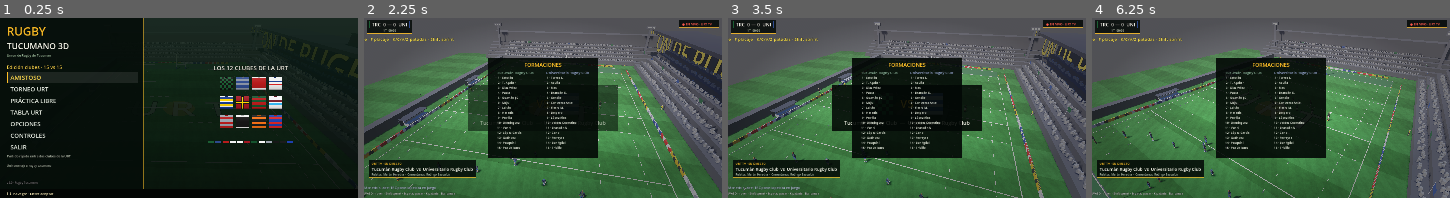
Above: before the commit, frames 1-4 (left to right).
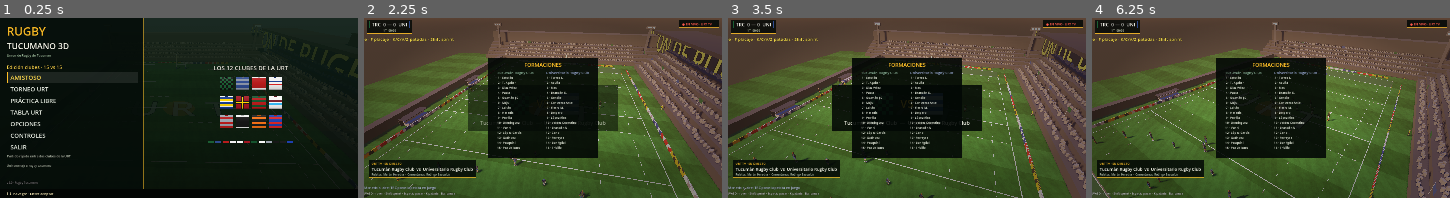
Above: after the commit, the same moments.

Repository: ezealiprandi/rugby-3d
Game: Godot game, scene res://scenes/main.tscn
Same seed, same stepped clock (60 frames per second), same inputs: the game is played once before the commit and once after it.
Inputs (mouse positions are in pixels of both pictures, inside the frame that each line leads up to):
- Up to frame 1 (0.25 s): no input
- Up to frame 2 (2.25 s): click "AMISTOSO" at 0.5 s; click "Tucumán Rugby Club" at 1.25 s; click "Universitario Rugby Club" at 2 s
- Up to frame 3 (3.5 s): tap Enter (confirm) at 2.75 s; move the mouse to (985, 99) at 2.77 s; hold D (move_right) from 2.78 s (still down); tap V (bomb) at 2.85 s
- Up to frame 4 (6.25 s): move the mouse to (1199, 117) at 3.52 s; release D (move_right) at 3.53 s; hold S (move_down) 3.53-4.28 s; tap one key every 0.75 s from 3.6 s: Enter (confirm) Z (crosskick) G (dropgoal) B (dummy); move the mouse to (1306, 68) at 4.27 s; hold D (move_right) 4.28-5.03 s; move the mouse to (1253, 144) at 5.02 s; hold W (move_up) 5.03-5.78 s; move the mouse to (1378, 135) at 5.77 s; hold A (move_left) from 5.78 s (still down)

The runs differ from the first frame. In frame 2, 56% of the frame differs, in the area x 0-100%, y 0-100%; in frame 3, 57%; in frame 4, 62%.

Commit message:
Cielo e iluminación por horario: día azul, atardecer cálido, noche con faros
Bug principal: set_weather pisaba los colores del cielo con una paleta
hardcodeada de atardecer en TODOS los horarios (el cielo "gris").
Ahora la paleta depende de tod_mode (_sky_colors) y set_weather solo
oscurece hacia gris en lluvia, manteniendo el horario.

- Hemisferio "ground" del domo ahora continúa la bruma del horizonte:
  la cámara broadcast mira abajo y lo que se veía tras las tribunas era
  el hemisferio inferior (salvia) — por eso el cielo parecía gris.
- fog_sky_affect por horario (0.15-0.45) para que la niebla no lave el cielo.
- fog_light_color tintado por horario (azul día, rosado atardecer, navy noche).
- Faros: cada torre ilumina su cuadrante (antes los 4 apuntaban al centro),
  energía 32 para tirar ~100m, omni de relleno 3.2.
- Fix: spot_angle solo en SpotLight3D (crash con el OmniLight de relleno).
- sun_energy guardada por horario; la lluvia atenúa sin pisar la noche.

Generated with [Devin](https://devin.ai)

Co-Authored-By: Devin <158243242+devin-ai-integration[bot]@users.noreply.github.com>

Diff:
--- a/scripts/field.gd
+++ b/scripts/field.gd
@@ -12,6 +12,7 @@
 var sun_node: DirectionalLight3D
 var rain: GPUParticles3D
 var grass_mats: Array[ShaderMaterial] = []
+var night_fill: OmniLight3D
 var floodlights: Array = []          # SpotLight3D de cada torre (noche)
 var crowd_mm: MultiMesh = null       # hinchada (para teñir de colores del club)
 var crowd_palette: Array = []
@@ -73,10 +74,12 @@
 	env.background_mode = Environment.BG_SKY
 	var sky := Sky.new()
 	var psm := ProceduralSkyMaterial.new()
-	psm.sky_top_color = Color(0.16, 0.3, 0.62)          # tarde-noche
-	psm.sky_horizon_color = Color(0.75, 0.62, 0.5)
-	psm.ground_bottom_color = Color(0.1, 0.16, 0.1)
-	psm.ground_horizon_color = Color(0.45, 0.5, 0.5)
+	psm.sky_top_color = Color(0.12, 0.22, 0.5)          # azul profundo arriba
+	psm.sky_horizon_color = Color(1.0, 0.55, 0.25)      # naranja fuego en el horizonte
+	psm.ground_bottom_color = Color(0.1, 0.12, 0.08)
+	psm.ground_horizon_color = Color(0.85, 0.5, 0.3)
+	psm.sun_angle_max = 12.0
+	psm.sun_curve = 0.12
 	sky.sky_material = psm
 	env.sky = sky
 	env.ambient_light_source = Environment.AMBIENT_SOURCE_SKY
@@ -102,8 +105,8 @@
 	sun.shadow_enabled = true
 	sun.directional_shadow_mode = DirectionalLight3D.SHADOW_PARALLEL_4_SPLITS
 	sun.directional_shadow_max_distance = 190.0
-	sun.light_energy = 1.1
-	sun.light_color = Color(1.0, 0.92, 0.8)             # luz cálida de atardecer
+	sun.light_energy = 1.25
+	sun.light_color = Color(1.0, 0.75, 0.45)            # dorado de atardecer
 	sun_node = sun
 	add_child(sun)
 
@@ -112,14 +115,17 @@
 func set_weather(is_rain: bool) -> void:
 	if env_node != null:
 		env_node.environment.fog_density = 0.0042 if is_rain else 0.0014
-		var psm := env_node.environment.sky.sky_material as ProceduralSkyMaterial
-		if psm != null:
-			psm.sky_top_color = Color(0.28, 0.3, 0.34) if is_rain \
-				else Color(0.16, 0.3, 0.62)
-			psm.sky_horizon_color = Color(0.45, 0.47, 0.5) if is_rain \
-				else Color(0.75, 0.62, 0.5)
+		if is_rain:  # lluvia: mismo horario pero oscurecido y gris
+			var psm := env_node.environment.sky.sky_material as ProceduralSkyMaterial
+			if psm != null:
+				var c := _sky_colors()
+				psm.sky_top_color = (c[0] as Color).lerp(Color(0.3, 0.33, 0.38), 0.72)
+				psm.sky_horizon_color = (c[1] as Color).lerp(Color(0.55, 0.57, 0.6), 0.72)
+				psm.energy_multiplier = (c[4] as float) * 0.55
+		else:
+			_apply_sky()
 	if sun_node != null:
-		sun_node.light_energy = 0.55 if is_rain else 1.1
+		sun_node.light_energy = sun_energy * (0.45 if is_rain else 1.0)
 	for gm in grass_mats:
 		gm.set_shader_parameter("wet", 1.0 if is_rain else 0.0)
 	if is_rain:
@@ -535,44 +541,97 @@
 			spot.light_color = Color(1.0, 0.96, 0.85)
 			spot.visible = false
 			add_child(spot)
-			spot.look_at(Vector3(0.0, 0.0, 0.0), Vector3.UP)
+			# cada torre cubre su cuadrante: iluminación pareja en toda la cancha
+			spot.look_at(Vector3(sx * 24.0, 0.0, sz * 37.0), Vector3.UP)
 			floodlights.append(spot)
+	# relleno cenital suave para que el campo no quede en penumbra de noche
+	night_fill = OmniLight3D.new()
+	night_fill.position = Vector3(0.0, 30.0, 0.0)
+	night_fill.omni_range = 120.0
+	night_fill.light_energy = 2.2
+	night_fill.light_color = Color(0.9, 0.95, 1.0)
+	night_fill.visible = false
+	add_child(night_fill)
+	floodlights.append(night_fill)
+
+
+var tod_mode := "sunset"
+var sun_energy := 1.25
+
+# paleta por horario: [top, horizonte, suelo_abajo, suelo_horizonte, energía]
+func _sky_colors() -> Array:
+	match tod_mode:
+		"day":
+			return [Color(0.12, 0.38, 0.9), Color(0.65, 0.8, 0.97),
+				Color(0.35, 0.48, 0.6), Color(0.6, 0.72, 0.85), 1.15]
+		"night":
+			return [Color(0.008, 0.015, 0.05), Color(0.04, 0.06, 0.14),
+				Color(0.01, 0.015, 0.04), Color(0.05, 0.07, 0.13), 0.3]
+		_:  # sunset
+			return [Color(0.10, 0.18, 0.45), Color(1.0, 0.52, 0.2),
+				Color(0.18, 0.14, 0.12), Color(0.78, 0.45, 0.3), 1.4]
 
 
 # momento del día: día, atardecer o noche (con focos encendidos)
 func set_daytime(mode: String) -> void:
 	if env_node == null or sun_node == null:
 		return
-	var psm := env_node.environment.sky.sky_material as ProceduralSkyMaterial
+	tod_mode = mode
+	var env := env_node.environment
 	match mode:
-		"day":
-			sun_node.light_energy = 1.35
-			sun_node.light_color = Color(1.0, 0.98, 0.94)
-			sun_node.rotation_degrees = Vector3(-62.0, -20.0, 0.0)
-			if psm != null:
-				psm.sky_top_color = Color(0.28, 0.5, 0.85)
-				psm.sky_horizon_color = Color(0.72, 0.8, 0.9)
-				psm.ground_bottom_color = Color(0.25, 0.3, 0.3)
-			env_node.environment.ambient_light_energy = 0.9
-		"night":
-			sun_node.light_energy = 0.18
-			sun_node.light_color = Color(0.55, 0.65, 1.0)
-			if psm != null:
-				psm.sky_top_color = Color(0.01, 0.03, 0.1)
-				psm.sky_horizon_color = Color(0.06, 0.08, 0.16)
-				psm.ground_bottom_color = Color(0.01, 0.02, 0.04)
-			env_node.environment.ambient_light_energy = 0.28
-		_:  # "sunset": el look original
-			sun_node.light_energy = 1.1
-			sun_node.light_color = Color(1.0, 0.92, 0.8)
-			sun_node.rotation_degrees = Vector3(-52.0, -25.0, 0.0)
-			if psm != null:
-				psm.sky_top_color = Color(0.16, 0.3, 0.62)
-				psm.sky_horizon_color = Color(0.75, 0.62, 0.5)
-				psm.ground_bottom_color = Color(0.2, 0.22, 0.25)
-			env_node.environment.ambient_light_energy = 0.75
+		"day":   # mañana luminosa: cielo azul limpio, sol blanco y alto
+			sun_energy = 1.45
+			sun_node.light_energy = sun_energy
+			sun_node.light_color = Color(1.0, 0.99, 0.95)
+			sun_node.rotation_degrees = Vector3(-55.0, -30.0, 0.0)
+			env.ambient_light_energy = 1.0
+			env.ambient_light_sky_contribution = 1.0
+			env.fog_density = 0.0011
+			env.fog_light_color = Color(0.78, 0.85, 0.95)
+			env.fog_sky_affect = 0.25         # la niebla no lave el cielo azul
+		"night": # noche de estadio: cielo casi negro, faros al máximo
+			sun_energy = 0.12
+			sun_node.light_energy = sun_energy
+			sun_node.light_color = Color(0.5, 0.6, 0.95)
+			sun_node.rotation_degrees = Vector3(-50.0, -30.0, 0.0)
+			env.ambient_light_energy = 0.35
+			env.ambient_light_sky_contribution = 0.6
+			env.fog_density = 0.0018
+			env.fog_light_color = Color(0.1, 0.13, 0.2)
+			env.fog_sky_affect = 0.15
+		_:       # "sunset": atardecer dorado tucumano
+			sun_energy = 1.25
+			sun_node.light_energy = sun_energy
+			sun_node.light_color = Color(1.0, 0.72, 0.42)
+			sun_node.rotation_degrees = Vector3(-38.0, -35.0, 0.0)
+			env.ambient_light_energy = 0.8
+			env.ambient_light_sky_contribution = 1.0
+			env.fog_density = 0.0014
+			env.fog_light_color = Color(0.92, 0.72, 0.6)
+			env.fog_sky_affect = 0.45
+	_apply_sky()
 	for s in floodlights:
 		s.visible = mode == "night"
+		if mode == "night":
+			if s is SpotLight3D:
+				s.light_energy = 32.0          # faros reales: el campo bien iluminado
+				s.spot_angle = 52.0
+				s.light_color = Color(1.0, 0.97, 0.9)
+			elif s is OmniLight3D:
+				s.light_energy = 3.2
+
+
+# aplica la paleta del horario al material del cielo
+func _apply_sky() -> void:
+	var psm := env_node.environment.sky.sky_material as ProceduralSkyMaterial
+	if psm == null:
+		return
+	var c := _sky_colors()
+	psm.sky_top_color = c[0]
+	psm.sky_horizon_color = c[1]
+	psm.ground_bottom_color = c[2]
+	psm.ground_horizon_color = c[3]
+	psm.energy_multiplier = c[4]
 
 
 func _build_photographers() -> void:
